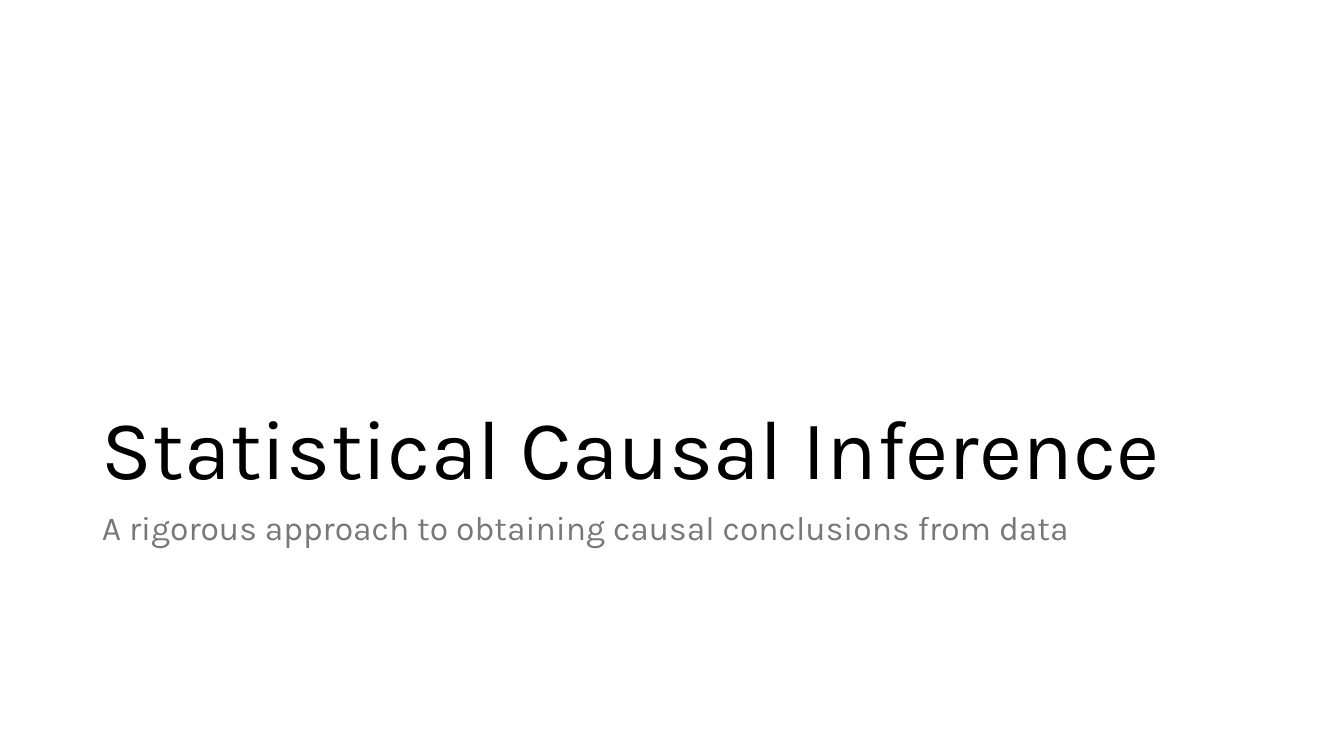
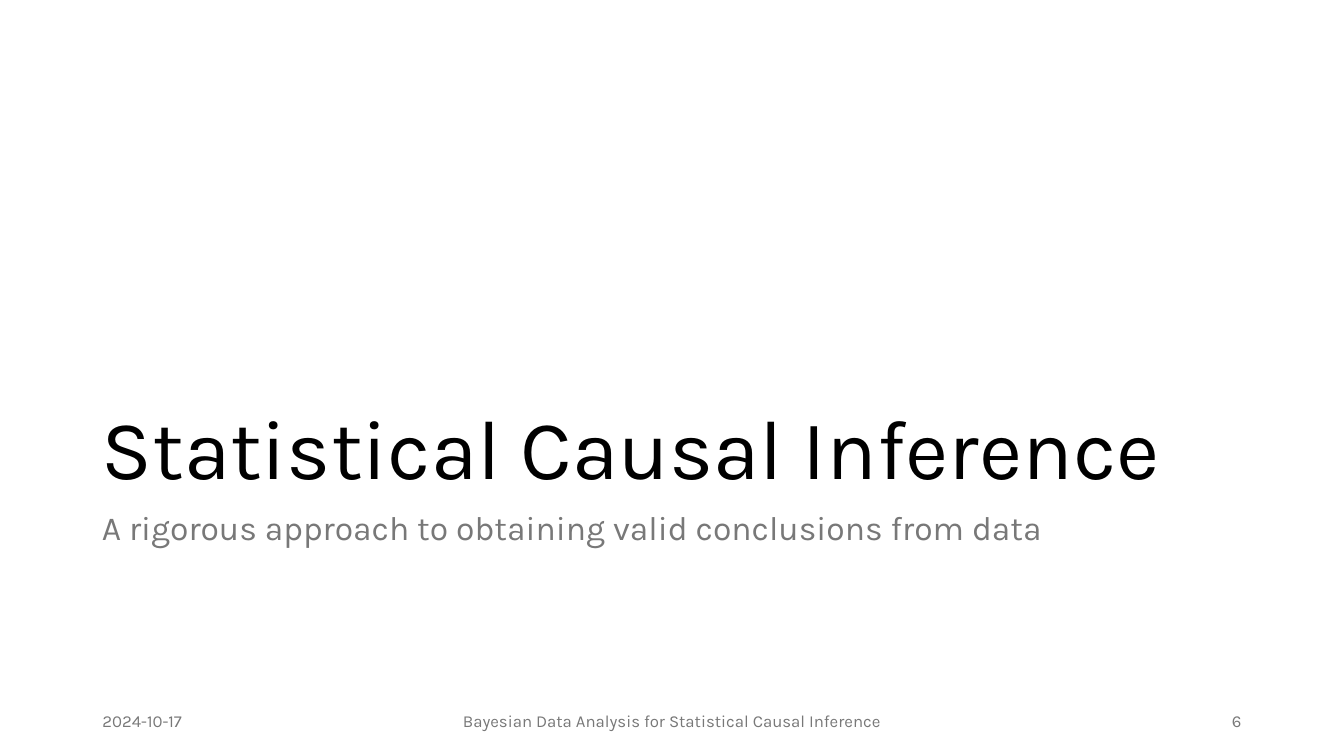
Before and after one commit to JulianFrattini/bda4sci, a slide deck: slide 6 of slides/singular/bda4sci.pptx (slide 7 before the commit). Drawn at 1344x756 pixels with LibreOffice and Linux fonts; fonts in the diff are those of the drawing. Boxes give left, top, right and bottom in pixels: in the first picture for what was removed or moved away, otherwise in the second. Text is boxed around its words. In the diff, an @@ line names an element or a change of style, - is before the commit and + after.

```diff
--- a/slides/singular/bda4sci.pptx
+++ b/slides/singular/bda4sci.pptx
@@ text at (102,517,1042,548): text changed @@
-A rigorous approach to obtaining causal conclusions from data
+A rigorous approach to obtaining valid conclusions from data
@@ text added at (102,716,181,727), 12 pt, text #797979 @@
+2024-10-17
@@ text added at (463,715,880,731), 12 pt, text #797979 @@
+Bayesian Data Analysis for Statistical Causal Inference
@@ page number added at (1232,716,1242,727), 12 pt, text #797979 @@
+6
```
Also in this commit, not shown: 22 other slides changed, 34 slides added, 11 slides removed, 2 other files.
